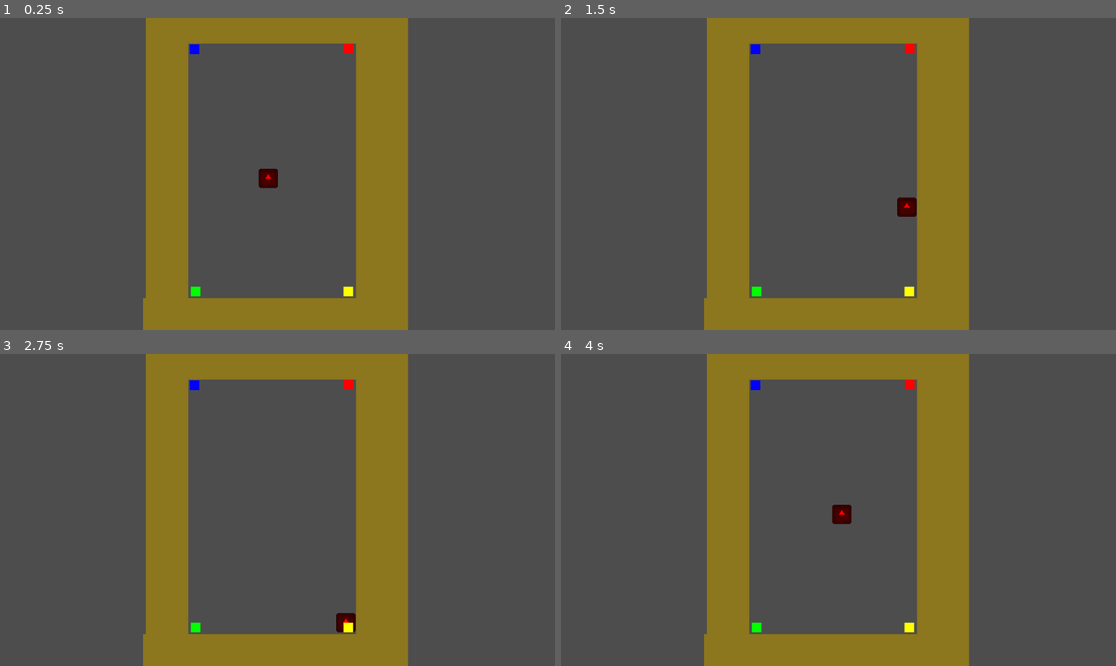
Above: before the commit, frames 1-4 (two rows, left to right).
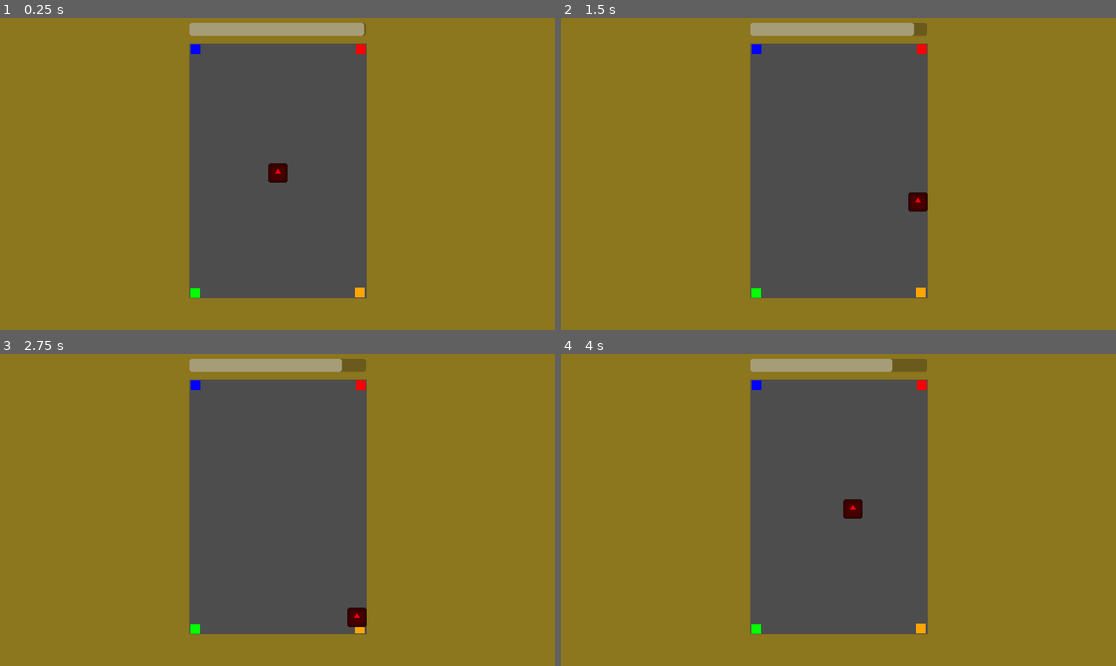
Above: after the commit, the same moments.

Repository: bemotta212/GameJam3
Game: Godot game, scene res://Scenes/level_01.tscn
Two runs of this game, one before a commit and one after it. Both use one fixed random seed, a clock stepped at 60 frames per second and the inputs below. The engine's default icon, where the game draws it, is replaced by a stand-in: a white triangle on a blue panel in a dark square.
Inputs:
- Up to frame 1 (0.25 s): no input
- Up to frame 2 (1.5 s): tap Enter at 0.5 s; hold D (Move_right) 0.53-1.28 s; hold S (Move_down) from 1.28 s (still down)
- Up to frame 3 (2.75 s): release S (Move_down) at 2.03 s; hold D (Move_right) from 2.03 s (still down)
- Up to frame 4 (4 s): release D (Move_right) at 2.78 s; hold W (Move_up) 2.78-3.53 s; hold A (Move_left) from 3.53 s (still down)

The runs differ from the first frame. In frame 1, 56% of the frame differs, in the area x 0-100%, y 0-100%; in frame 2, 56%; in frame 3, 56%; in frame 4, 56%.

Commit message:
Condição de vitória e derrota
O jogador vence após atravessar X portas.
O jogador perde após se passarem Y segundos

Diff:
--- /dev/null
+++ b/iii-game-jam-unisinos/Scenes/joystick.tscn
@@ -0,0 +1,62 @@
+[gd_scene format=3 uid="uid://dp64ees47b2u1"]
+
+[node name="Joystick" type="Control"]
+layout_mode = 3
+anchors_preset = 0
+offset_left = 875.0
+offset_top = 383.0
+offset_right = 999.0
+offset_bottom = 507.0
+scale = Vector2(2, 2)
+mouse_filter = 1
+
+[node name="Left" type="Button" parent="."]
+layout_mode = 1
+anchors_preset = 4
+anchor_top = 0.5
+anchor_bottom = 0.5
+offset_top = -18.5
+offset_right = 36.0
+offset_bottom = 17.5
+grow_vertical = 2
+action_mode = 0
+text = "<"
+
+[node name="Right" type="Button" parent="."]
+layout_mode = 1
+anchors_preset = 6
+anchor_left = 1.0
+anchor_top = 0.5
+anchor_right = 1.0
+anchor_bottom = 0.5
+offset_left = -36.0
+offset_top = -18.0
+offset_bottom = 18.0
+grow_horizontal = 0
+grow_vertical = 2
+text = ">"
+
+[node name="Up" type="Button" parent="."]
+layout_mode = 1
+anchors_preset = 5
+anchor_left = 0.5
+anchor_right = 0.5
+offset_left = -18.0
+offset_right = 18.0
+offset_bottom = 36.0
+grow_horizontal = 2
+text = "^"
+
+[node name="Down" type="Button" parent="."]
+layout_mode = 1
+anchors_preset = 7
+anchor_left = 0.5
+anchor_top = 1.0
+anchor_right = 0.5
+anchor_bottom = 1.0
+offset_left = -18.0
+offset_top = -36.0
+offset_right = 18.0
+grow_horizontal = 2
+grow_vertical = 0
+text = "v"
--- a/iii-game-jam-unisinos/Scenes/level_01.tscn
+++ b/iii-game-jam-unisinos/Scenes/level_01.tscn
@@ -1,13 +1,14 @@
-[gd_scene load_steps=7 format=3 uid="uid://dyj7c6bvupsv5"]
+[gd_scene load_steps=8 format=3 uid="uid://dyj7c6bvupsv5"]
 
 [ext_resource type="PackedScene" uid="uid://lekbgvvc58t6" path="res://Scenes/jogador.tscn" id="1_skhut"]
 [ext_resource type="PackedScene" uid="uid://chhe4nuh5xtwa" path="res://Scenes/porta.tscn" id="2_cp1n5"]
+[ext_resource type="Script" path="res://Scripts/ui.gd" id="3_1e0is"]
 
 [sub_resource type="RectangleShape2D" id="RectangleShape2D_kwles"]
 size = Vector2(91, 616)
 
 [sub_resource type="RectangleShape2D" id="RectangleShape2D_hutkw"]
-size = Vector2(100, 676)
+size = Vector2(99, 676)
 
 [sub_resource type="RectangleShape2D" id="RectangleShape2D_d44l8"]
 size = Vector2(547, 75)
@@ -16,6 +17,7 @@
 size = Vector2(464, 54)
 
 [node name="Level_01" type="Node2D"]
+metadata/_edit_vertical_guides_ = [393.0, 761.0]
 
 [node name="Paredes" type="Node2D" parent="."]
 
@@ -23,28 +25,28 @@
 collision_mask = 2
 
 [node name="ColorRect" type="ColorRect" parent="Paredes/Parede_esquerda"]
-offset_left = 303.0
-offset_top = -5.0
-offset_right = 391.0
-offset_bottom = 670.0
+offset_left = -4.0
+offset_top = -6.0
+offset_right = 393.0
+offset_bottom = 669.0
 color = Color(0.55046, 0.464676, 0.119736, 1)
 
 [node name="CollisionShape2D" type="CollisionShape2D" parent="Paredes/Parede_esquerda"]
-position = Vector2(345.5, 318)
+position = Vector2(347.5, 317)
 shape = SubResource("RectangleShape2D_kwles")
 
 [node name="Parede_direita" type="StaticBody2D" parent="Paredes"]
 collision_mask = 2
 
 [node name="ColorRect" type="ColorRect" parent="Paredes/Parede_direita"]
-offset_left = 739.0
-offset_top = -4.0
-offset_right = 847.0
-offset_bottom = 697.0
+offset_left = 761.0
+offset_top = -5.0
+offset_right = 1168.0
+offset_bottom = 696.0
 color = Color(0.55046, 0.464676, 0.119736, 1)
 
 [node name="CollisionShape2D" type="CollisionShape2D" parent="Paredes/Parede_direita"]
-position = Vector2(788, 331)
+position = Vector2(810.5, 330)
 shape = SubResource("RectangleShape2D_hutkw")
 
 [node name="Parede_baixo" type="StaticBody2D" parent="Paredes"]
@@ -75,34 +77,84 @@
 position = Vector2(559, 26)
 shape = SubResource("RectangleShape2D_k73t7")
 
-[node name="Jogador" parent="." instance=ExtResource("1_skhut")]
-position = Vector2(557, 333)
-SPEED = 300.0
-
 [node name="Portas" type="Node2D" parent="."]
 
 [node name="Cima_esquerda" parent="Portas" node_paths=PackedStringArray("respawn_point") instance=ExtResource("2_cp1n5")]
-position = Vector2(404, 65)
+position = Vector2(406, 65)
 respawn_point = NodePath("../../Respawn")
 color = Color(0, 0, 1, 1)
 
 [node name="Cima_direita" parent="Portas" node_paths=PackedStringArray("respawn_point") instance=ExtResource("2_cp1n5")]
-position = Vector2(724, 63)
+position = Vector2(749, 65)
 respawn_point = NodePath("../../Respawn")
 color = Color(1, 0, 0, 1)
 door_id = 2
 
 [node name="Baixo_esquerda" parent="Portas" node_paths=PackedStringArray("respawn_point") instance=ExtResource("2_cp1n5")]
-position = Vector2(406, 568)
+position = Vector2(405, 571)
 respawn_point = NodePath("../../Respawn")
 color = Color(0, 1, 0, 1)
 door_id = 4
 
 [node name="Baixo_direita" parent="Portas" node_paths=PackedStringArray("respawn_point") instance=ExtResource("2_cp1n5")]
-position = Vector2(723, 568)
+position = Vector2(747, 570)
 respawn_point = NodePath("../../Respawn")
-color = Color(1, 1, 0, 1)
+color = Color(1, 0.647059, 0, 1)
 door_id = 3
 
+[node name="Jogador" parent="." instance=ExtResource("1_skhut")]
+position = Vector2(577, 322)
+SPEED = 300.0
+
+[node name="UI" type="CanvasLayer" parent="."]
+script = ExtResource("3_1e0is")
+
+[node name="Control" type="Control" parent="UI"]
+layout_mode = 3
+anchors_preset = 15
+anchor_right = 1.0
+anchor_bottom = 1.0
+grow_horizontal = 2
+grow_vertical = 2
+mouse_filter = 2
+
+[node name="Timer_bar" type="ProgressBar" parent="UI/Control"]
+layout_mode = 1
+anchors_preset = 5
+anchor_left = 0.5
+anchor_right = 0.5
+offset_left = -183.0
+offset_top = 10.0
+offset_right = 184.0
+offset_bottom = 37.0
+grow_horizontal = 2
+max_value = 20.0
+show_percentage = false
+
+[node name="Message" type="Label" parent="UI/Control"]
+layout_mode = 1
+anchors_preset = 8
+anchor_left = 0.5
+anchor_top = 0.5
+anchor_right = 0.5
+anchor_bottom = 0.5
+offset_left = -20.0
+offset_top = -11.5
+offset_right = 20.0
+offset_bottom = 11.5
+grow_horizontal = 2
+grow_vertical = 2
+horizontal_alignment = 1
+vertical_alignment = 1
+
+[node name="Timer" type="Timer" parent="UI"]
+wait_time = 20.0
+one_shot = true
+autostart = true
+
 [node name="Respawn" type="Marker2D" parent="."]
-position = Vector2(557, 333)
+position = Vector2(577, 322)
+
+[connection signal="game_won" from="Jogador" to="UI" method="on_game_won"]
+[connection signal="game_lost" from="UI" to="Jogador" method="on_game_lost"]
+[connection signal="timeout" from="UI/Timer" to="UI" method="_on_timer_timeout"]
--- a/iii-game-jam-unisinos/Scripts/jogador.gd
+++ b/iii-game-jam-unisinos/Scripts/jogador.gd
@@ -4,7 +4,12 @@
 @export var SPEED = 150.0
 
 @onready var sprite : Sprite2D = $Sprite2D
-var current_objective : int
+var current_door : int
+@export var delivers : int = 20
+var delivers_made : int = 0
+
+var game_lost: bool = false
+signal game_won
 
 
 func _ready() -> void:
@@ -12,6 +17,11 @@
 
 
 func _physics_process(delta: float) -> void:
+	if Input.is_action_just_pressed("Restart") and game_lost:
+		get_tree().reload_current_scene()
+
+	if game_lost:
+		return
 	#Move para os lados
 	var direction_x := Input.get_axis("Move_left", "Move_right")
 	if direction_x:
@@ -29,22 +39,21 @@
 	move_and_slide()
 
 
-func get_objective() -> int:
-	return current_objective
+func get_current_door() -> int:
+	return current_door
 
 
 #Resorteia o objetivo atual quando chamado
 func change_objective():
-	current_objective = randi_range(1, 4)
-	print("Valor sorteado: ", current_objective)
+	current_door = randi_range(1, 4)
 	var new_color : Color
-	if current_objective == 1:
+	if current_door == 1:
 		new_color = Color.BLUE
-	elif current_objective == 2:
+	elif current_door == 2:
 		new_color = Color.RED
-	elif current_objective == 3:
-		new_color = Color.YELLOW
-	elif current_objective == 4:
+	elif current_door == 3:
+		new_color = Color.ORANGE
+	elif current_door == 4:
 		new_color = Color.GREEN
 	change_color(new_color)
 
@@ -55,5 +64,13 @@
 
 #Teleporta o jogador até o ponto de respawn e muda o objetivo
 func respawn(respawn_point: Marker2D):
+	delivers_made += 1
+	if delivers_made >= delivers:
+		emit_signal("game_won")
+		return
 	position = respawn_point.position
 	change_objective()
+
+
+func on_game_lost() -> void:
+	game_lost = true
--- a/iii-game-jam-unisinos/Scripts/porta.gd
+++ b/iii-game-jam-unisinos/Scripts/porta.gd
@@ -13,6 +13,6 @@
 
 #Caso o jogador colida com a porta, teleporta ele pro respawn point
 func on_player_entered(body: CharacterBody2D):
-	if respawn_point and body.has_method("respawn") and body.has_method("get_objective"):
-		if body.get_objective() == door_id:
+	if respawn_point and body.has_method("respawn") and body.has_method("get_current_door"):
+		if body.get_current_door() == door_id:
 			body.respawn(respawn_point)
--- /dev/null
+++ b/iii-game-jam-unisinos/Scripts/ui.gd
@@ -0,0 +1,22 @@
+extends CanvasLayer
+
+@onready var timer: Timer = $Timer
+@onready var timer_bar:  ProgressBar = $Control/Timer_bar
+@onready var message: Label = $Control/Message
+
+signal game_lost
+
+
+func _physics_process(delta: float) -> void:
+	timer_bar.value = timer.time_left
+
+
+func _on_timer_timeout() -> void:
+	message.text = "Game Over\nPressione R para recomeçar"
+	game_lost.emit()
+
+
+func on_game_won() -> void:
+	message.text = "Você Venceu!!!"
+	timer.stop()
+	timer_bar.value = timer_bar.max_value
--- a/iii-game-jam-unisinos/project.godot
+++ b/iii-game-jam-unisinos/project.godot
@@ -41,6 +41,11 @@
 "events": [Object(InputEventKey,"resource_local_to_scene":false,"resource_name":"","device":-1,"window_id":0,"alt_press …(192 unchanged characters)…
 ]
 }
+Restart={
+"deadzone": 0.5,
+"events": [Object(InputEventKey,"resource_local_to_scene":false,"resource_name":"","device":-1,"window_id":0,"alt_pressed":false,"shift_pressed":false,"ctrl_pressed":false,"meta_pressed":false,"pressed":false,"keycode":0,"physical_keycode":82,"key_label":0,"unicode":114,"location":0,"echo":false,"script":null)
+]
+}
 
 [layer_names]
 
Not shown, added: iii-game-jam-unisinos/Assets/Textures/metal.jpg.import
